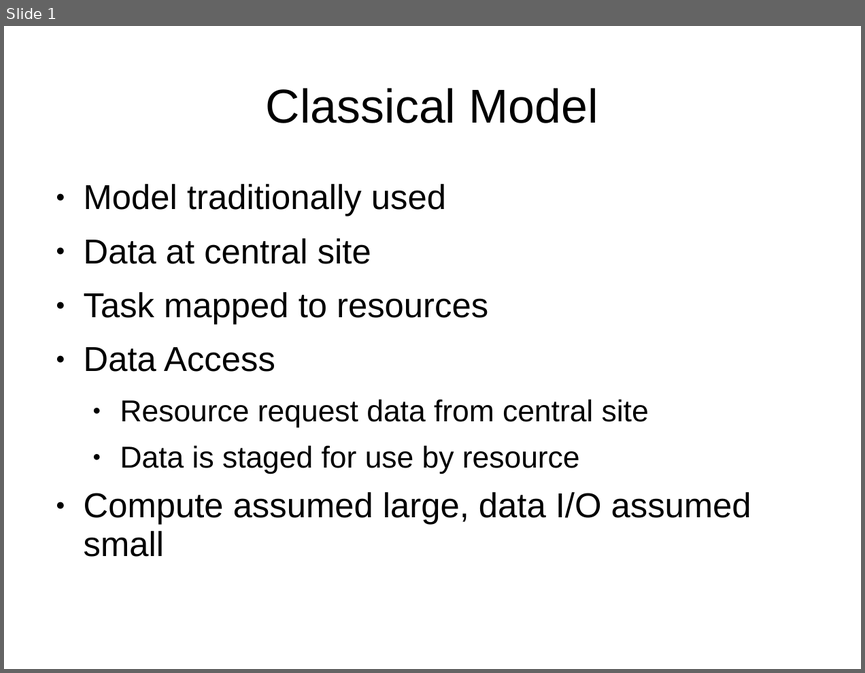
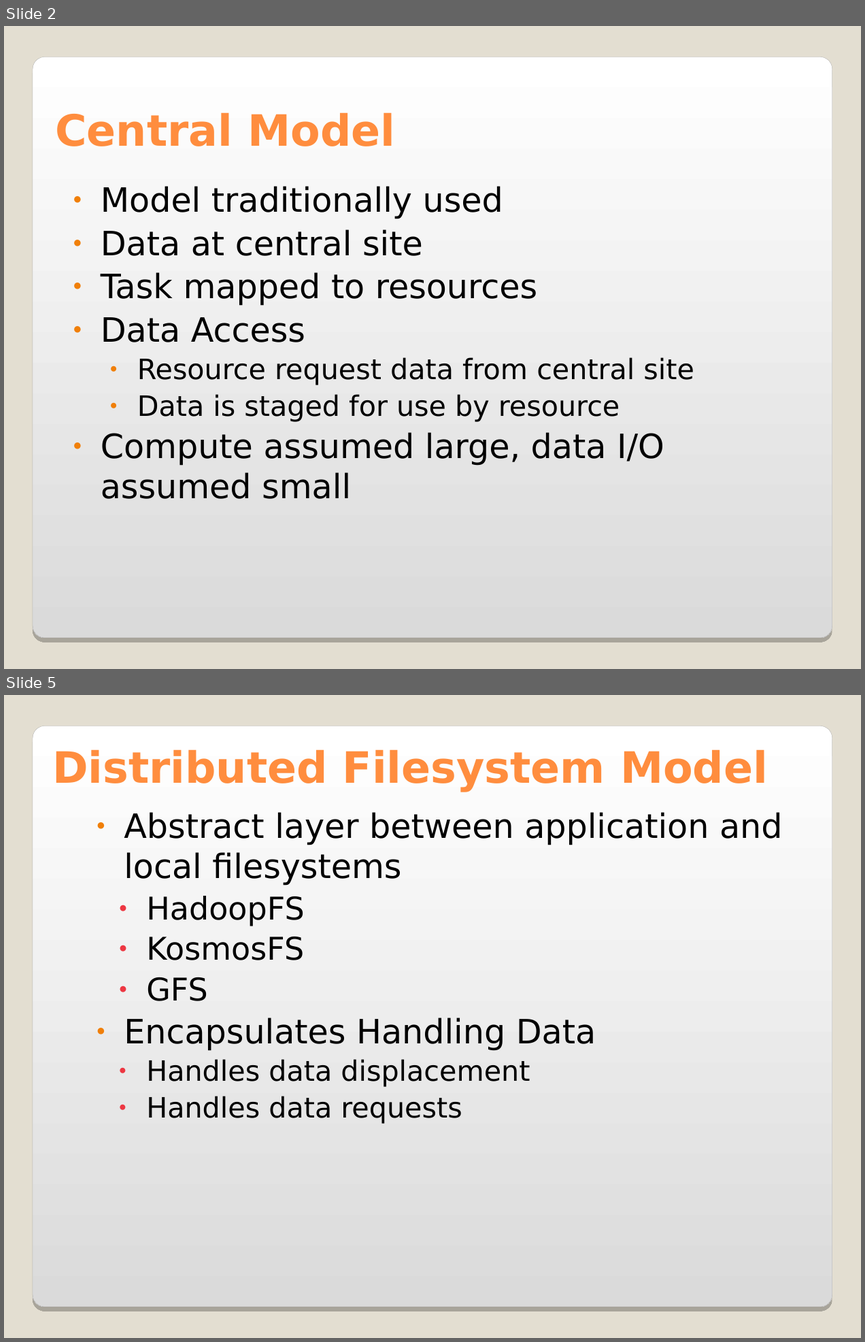
Before and after one commit to saga-project/saga-cpp-legacy-projects, a slide deck: papers/data_intensive/eScience09/RoyalSocietyPresentation.ppt. Shown one above the other, each under a label of ours: slide 1 before the commit, slides 2 and 5 after it; the slides between them are not shown. The pictures are 865x673 and 865x1342 pixels, drawn with LibreOffice and Linux fonts; fonts in the diff are those of the drawing; background and template pictures are left out. Boxes give left, top, right and bottom in pixels: in the first picture for what was removed or moved away, otherwise in the second. Text is boxed around its words. In the diff, an @@ line names an element or a change of style, - is before the commit and + after.

```diff
--- a/papers/data_intensive/eScience09/RoyalSocietyPresentation.ppt
+++ b/papers/data_intensive/eScience09/RoyalSocietyPresentation.ppt
@@ slide 5 added at <box>4,695,861,1338</box>, background #E3DED1; not listed: 1 template element that a slide beside it also shows @@
@@ title added at <box>52,749,768,792</box>, 40 pt, text #FF8D3E, bold @@
+Distributed Filesystem Model
@@ text added at <box>124,812,782,1123</box>, 31 pt, text #000000 @@
+  ● Abstract layer between application and local filesystems
+    ● HadoopFS
+    ● KosmosFS
+    ● GFS
+  ● Encapsulates Handling Data
+    ● Handles data displacement
+    ● Handles data requests
@@ what was slide 1 is now slide 2 @@
@@ slide 2 changed as well @@
@@ background #FFFFFF to #E3DED1 @@
@@ rounded rectangle added at <box>33,57,833,638</box>, fill gradient #FFFFFF to #DADADA, outline #A4A3A3 0.17 pt @@
@@ title "Central Model" at <box>55,112,395,146</box>: vertical alignment middle to bottom @@
@@ title at <box>55,112,395,146</box>: text changed; size 44 to 40 pt; font Arial to DejaVu Sans; text colour #000000 to #FF8D3E; bold on @@
-Classical Model
+Central Model
@@ text "Model traditionally used" at <box>101,186,694,499</box>: size 32 to 31 pt in "Model traditionally used", "Data at central site", "Task mapped to resources", "Data Access" and 1 more places; font Arial to DejaVu Sans; size 28 to 26 pt in "Resource request data from central site", "Data is staged for use by resource"; line spacing 0.93 to 1; less space between paragraphs; bullet colour #000000 to #F07F09 @@
```
Also in this commit, not shown: 7 other slides changed, 5 other slides added, 1 slide removed.
